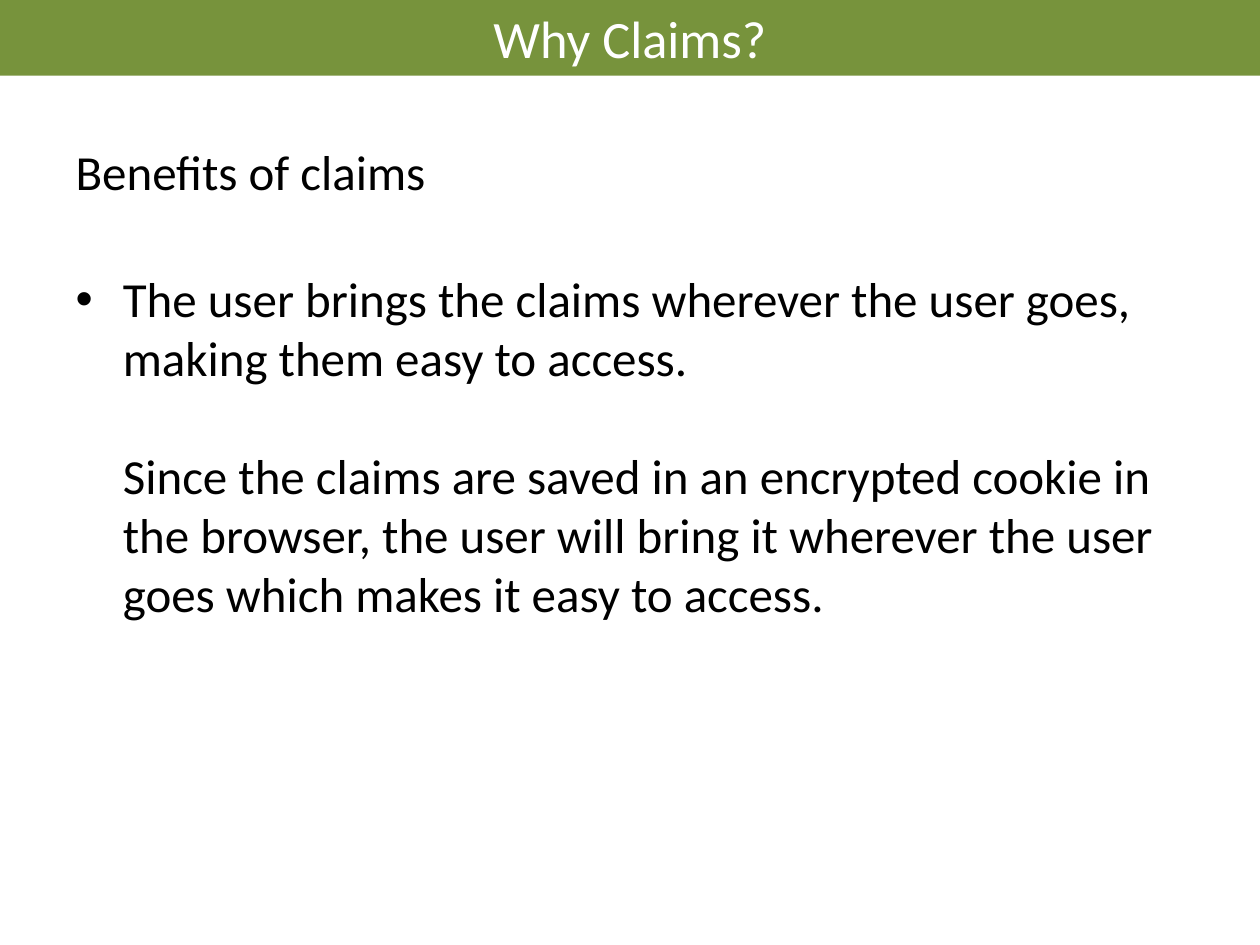
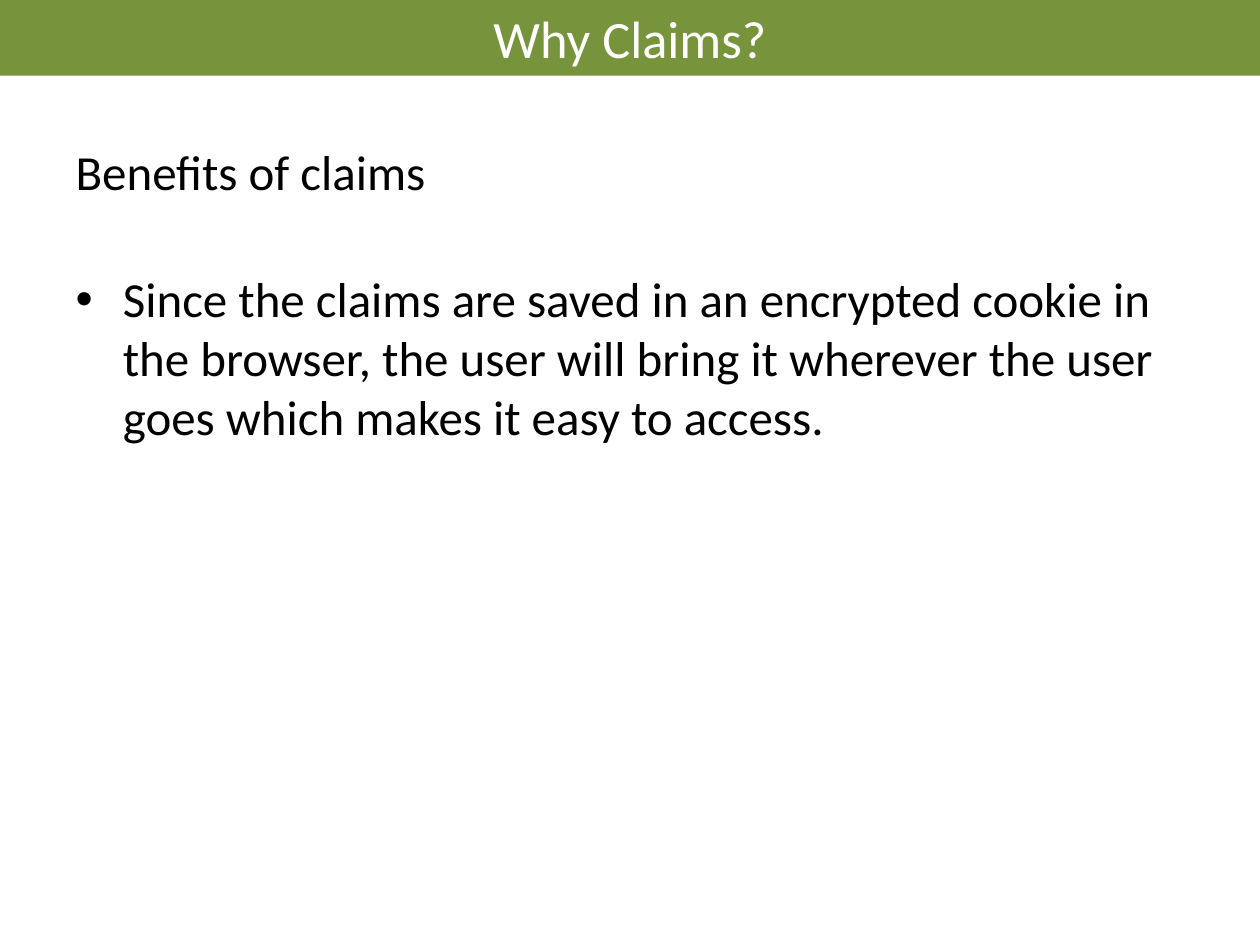
Before and after one commit to AndreasElffors/IdentityTemplate, a slide deck: slide 15 of Documents/Slides/Identity-Theory.pptx. Drawn at 1260x945 pixels with LibreOffice and Linux fonts; fonts in the diff are those of the drawing; background and template pictures are left out. Boxes give left, top, right and bottom in pixels: in the first picture for what was removed or moved away, otherwise in the second. Text is boxed around its words. In the diff, an @@ line names an element or a change of style, - is before the commit and + after.

```diff
--- a/Documents/Slides/Identity-Theory.pptx
+++ b/Documents/Slides/Identity-Theory.pptx
@@ text at <box>123,283,1152,444</box>: text changed @@
-• The user brings the claims wherever the user goes, making them easy to access.
-  Since the claims are saved in an encrypted cookie in the browser, the user will bring it wherever the user goes which makes it easy to access.
+• Since the claims are saved in an encrypted cookie in the browser, the user will bring it wherever the user goes which makes it easy to access.
```
Also in this commit, not shown: 3 other slides changed, 5 other files.
